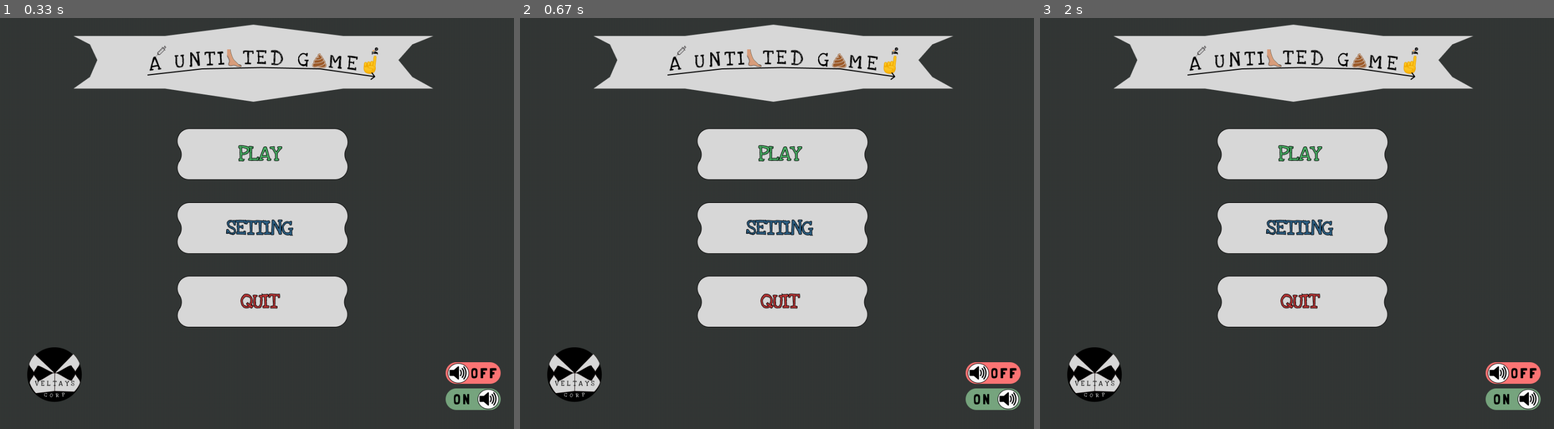
Above: before the commit, frames 1-3 (left to right).
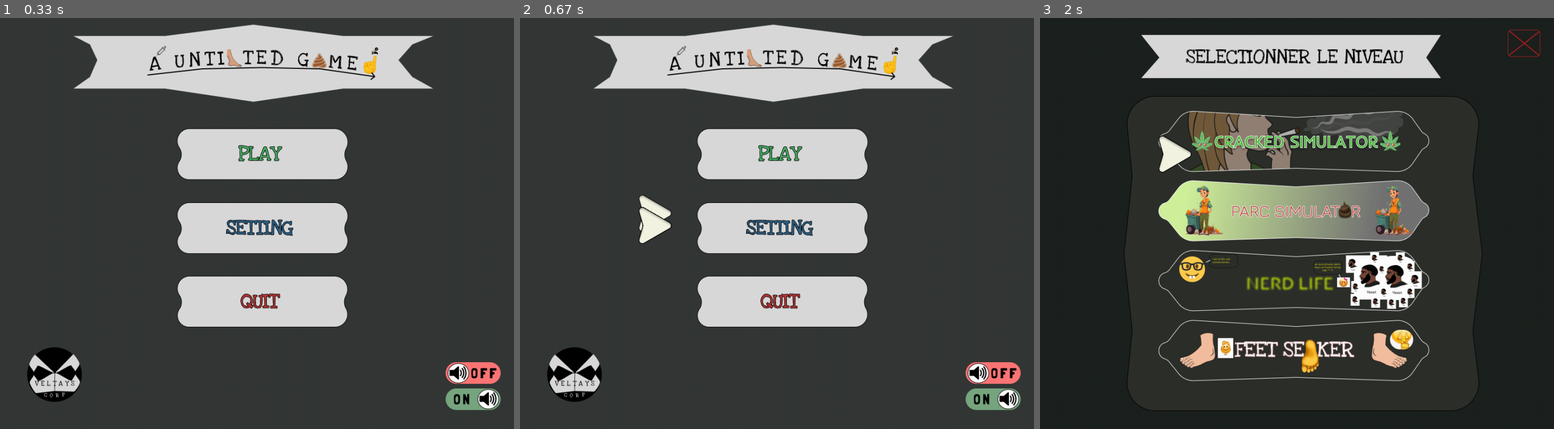
Above: after the commit, the same moments.

Repository: Veltays/GameJam
Game: pygame game, started from main.py
The game is run twice, just before and just after one commit, with the same random seed, the same clock (stepped at 60 frames per second) and the same inputs.
Inputs (mouse positions are in pixels of both pictures, inside the frame that each line leads up to):
- Up to frame 1 (0.33 s): no input
- Up to frame 2 (0.67 s): click (777, 223) at 0.38 s
- Up to frame 3 (2 s): click (1137, 161) at 0.72 s; click (1281, 153) at 1.88 s

Frame 1 is identical in both runs. In frame 2, 0.5% of the frame differs, in the area x 23-30%, y 43-55%; in frame 3, 28%, in the area x 5-98%, y 1-96%.

Commit message:
Effet hover sur le menu + bouton selection niveau marche +-

Diff:
--- a/Constante.py
+++ b/Constante.py
@@ -17,9 +17,14 @@
 
 
     #Constante d'image
+    LOGO = "Images/Autre/Logo.png"
+
     ECRANACCUEIL = "Images/Menu/Accueil.png"
-    LOGO = "Images/Autre/Logo.png"
     TRIANGLE_SELECTION = 'Images/Autre/Triangle.png'
+
+    CHOIXNIV = "Images/Menu/Choix.png"
+
+
 
 
     #COULEURS
--- a/InitialisationMenu.py
+++ b/InitialisationMenu.py
@@ -27,4 +27,5 @@
         print('3')
 
     def actualiserFenetreGraphique(self):
+        pyg.display.flip()
         pyg.display.update()
--- a/PygameFonct.py
+++ b/PygameFonct.py
@@ -6,9 +6,11 @@
 class PyFonct:
     def __init__(self):
 
+        self.logo = pygame.image.load(Const.LOGO)
+
         self.accueil = pygame.image.load(Const.ECRANACCUEIL)
-        self.logo = pygame.image.load(Const.LOGO)
         self.triangle_selection = pygame.image.load(Const.TRIANGLE_SELECTION)
+        self.choixniveau = pygame.image.load(Const.CHOIXNIV)
 
         # Initialisation de pygame
         pygame.init()
@@ -18,9 +20,6 @@
 
         pygame.display.set_icon(self.logo)
         self.screen.fill(Const.WHITE)
-
-
-
 
 
     def MouseCOORD(self):
@@ -50,5 +49,5 @@
     def actualiserFenetreGraphique(self):
         pygame.display.update()
 
-    def effacerImageInterne(self):
-        self.screen.blit(self.accueil, (0, 0, 1016, 780), (0, 0, Const.WIDTH, Const.HEIGHT))
+    def effacerImageInterne(self,image):
+        self.screen.blit(image, (0, 0, 1016, 780), (0, 0, Const.WIDTH, Const.HEIGHT))
--- a/brouillon.py
+++ b/brouillon.py
@@ -0,0 +1,46 @@
+import pygame
+import sys
+
+# Initialisation de Pygame
+pygame.init()
+
+# Définition des couleurs
+BLACK = (0, 0, 0)
+WHITE = (255, 255, 255)
+
+# Définition de la taille de la fenêtre
+WIDTH, HEIGHT = 800, 600
+screen = pygame.display.set_mode((WIDTH, HEIGHT))
+pygame.display.set_caption("Clics de Souris")
+
+
+# Fonction pour afficher un message à l'écran
+def afficher_message(message):
+    font = pygame.font.Font(None, 36)
+    text = font.render(message, True, BLACK)
+    text_rect = text.get_rect(center=(WIDTH // 2, HEIGHT // 2))
+    screen.blit(text, text_rect)
+
+
+# Boucle principale du programme
+running = True
+while running:
+    # Gestion des événements
+    for event in pygame.event.get():
+        if event.type == pygame.QUIT:
+            running = False
+        elif event.type == pygame.MOUSEBUTTONDOWN:
+            # Récupération des coordonnées du clic de souris
+            mouse_pos = pygame.mouse.get_pos()
+            print("Clic détecté aux coordonnées :", mouse_pos)
+
+    # Effacer l'écran
+    screen.fill(WHITE)
+    # Afficher un message à l'écran
+    afficher_message("Cliquez n'importe où !")
+    # Rafraîchir l'affichage
+    pygame.display.flip()
+
+# Quitter Pygame
+pygame.quit()
+sys.exit()
--- a/menu.py
+++ b/menu.py
@@ -1,6 +1,4 @@
 import pygame
-import sys
-import os
 
 from CreateButton import *
 from PygameFonct import *
@@ -22,12 +20,10 @@
 
         while True:
 
-            self.PyFonct.RecupererEvenement()
+            point = self.PyFonct.RecupererEvenement()
+            self.ClickMenu(point)
 
-            # self.Hover()
-
-            self.ClickMenu()
-
+            self.Hover()
 
 
             self.PyFonct.actualiserFenetreGraphique()
@@ -37,7 +33,24 @@
         point = self.PyFonct.MouseCOORD()
         if point is not None:
             if self.Button.RangePolygone(Const.BTNPLAY_ACCUEIL, point):
-                self.PyFonct.afficherImage(231, 229,self.PyFonct.triangle_selection)    # x + 4 et y + 8
+                self.PyFonct.afficherImage(231, 229,self.PyFonct.triangle_selection)
+
+                # Afficher le choix de jeu
+
+            elif self.Button.RangePolygone(Const.BTNSETTING_ACCUEIL, point):
+                self.PyFonct.afficherImage(231, 368, self.PyFonct.triangle_selection)
+
+            elif self.Button.RangePolygone(Const.BTNQUIT_ACCUEIL, point):
+                self.PyFonct.afficherImage(231, 515, self.PyFonct.triangle_selection)
+            else:
+                self.PyFonct.effacerImageInterne(self.PyFonct.accueil)
+
+
+    def ClickMenu(self,point):
+        if point is not None:
+            print(point)
+            if self.Button.RangePolygone(Const.BTNPLAY_ACCUEIL, point):
+                self.PyFonct.effacerImageInterne(self.PyFonct.choixniveau)
 
                 # Afficher le choix de jeu
 
@@ -45,24 +58,4 @@
                 self.PyFonct.afficherImage(231, 344, self.PyFonct.triangle_selection)  # x + 4 et y + 8
 
             elif self.Button.RangePolygone(Const.BTNQUIT_ACCUEIL, point):
-                self.PyFonct.afficherImage(231, 515, self.PyFonct.triangle_selection)  # x + 4 et y + 8
-            else:
-                self.PyFonct.effacerImageInterne()
-
-
-    def ClickMenu(self):
-        point = self.PyFonct.RecupererEvenement()
-        if point is not None:
-            print(point)
-            if self.Button.RangePolygone(Const.BTNPLAY_ACCUEIL, point):
-                self.PyFonct.afficherImage(231, 229, self.PyFonct.triangle_selection)    # x + 4 et y + 8
-
-                # Afficher le choix de jeu
-
-            elif self.Button.RangePolygone(Const.BTNSETTING_ACCUEIL, point):
-                self.PyFonct.afficherImage(231, 344, self.PyFonct.triangle_selection)  # x + 4 et y + 8
-
-            elif self.Button.RangePolygone(Const.BTNQUIT_ACCUEIL, point):
-                pygame.quit()
-            else:
-                self.PyFonct.effacerImageInterne()
+                exit()
Binary file changed: Images/Menu/Choix.png
